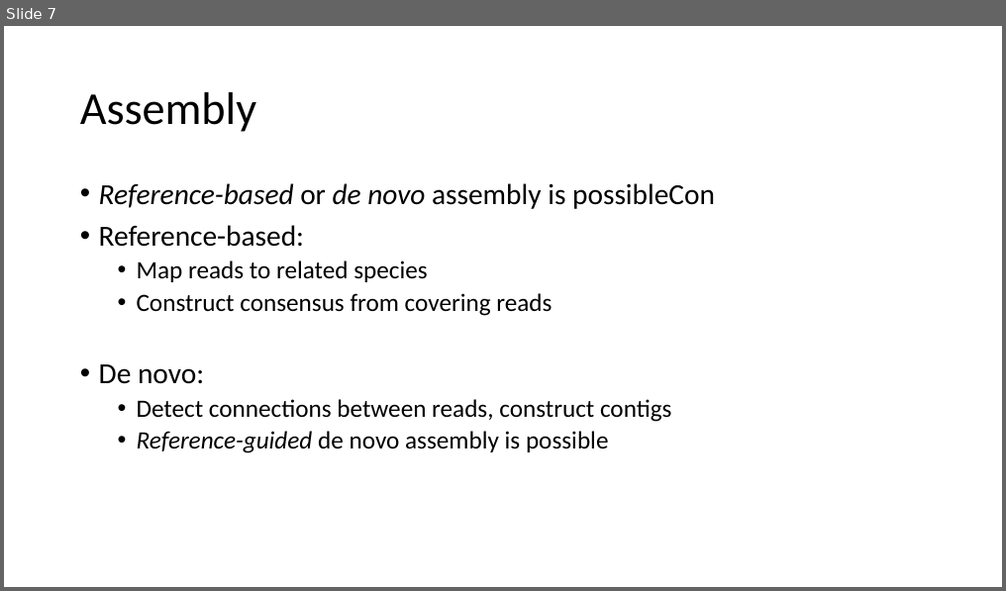
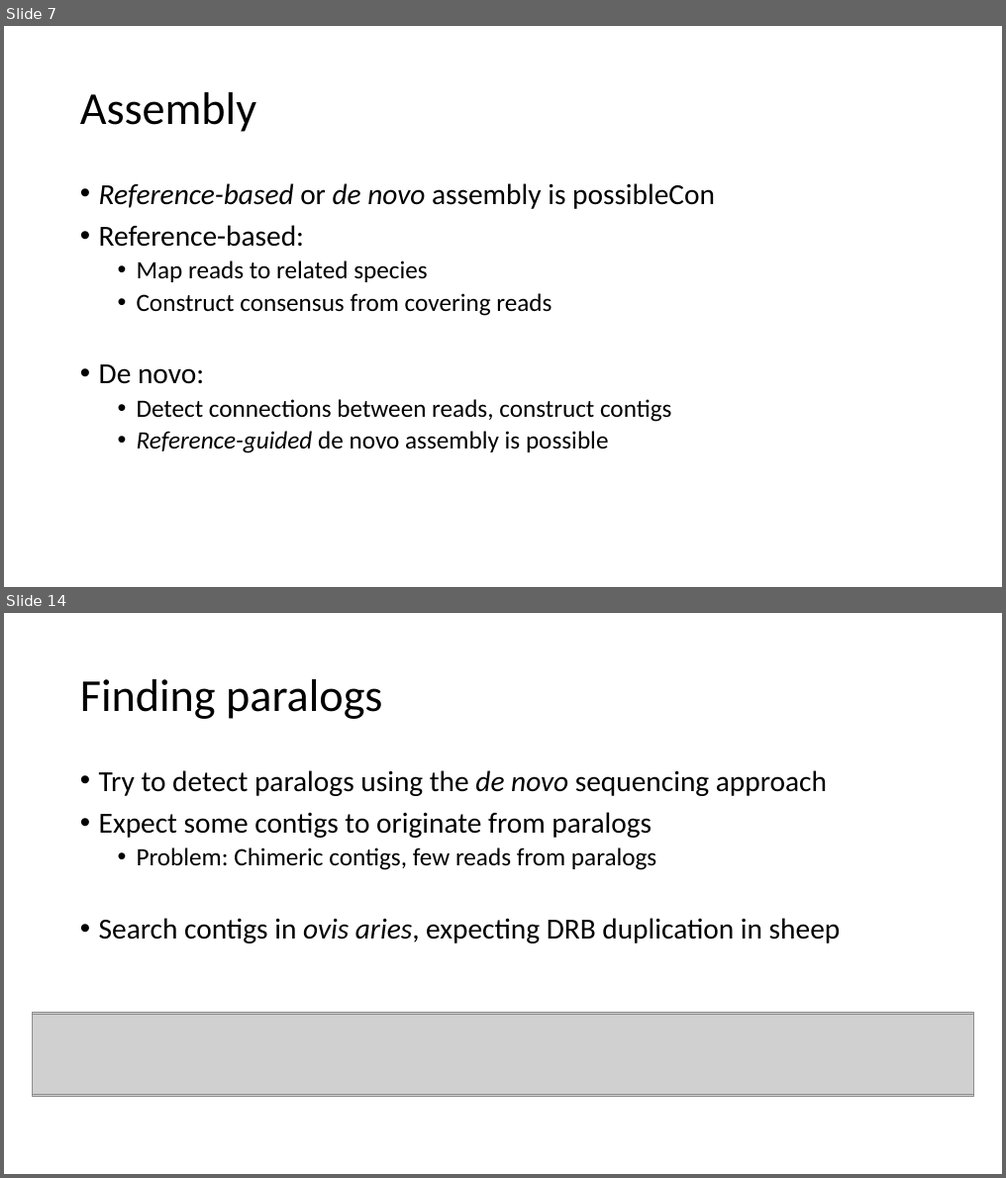
Before and after one commit to cybriden/Exercise3, a slide deck: Präsi.pptx. Shown one above the other, each under a label of ours: slide 7 before the commit, slides 7 and 14 after it; the slides between them are not shown. The pictures are 1006x591 and 1006x1178 pixels, drawn with LibreOffice and Linux fonts; fonts in the diff are those of the drawing; grey boxes stand for pictures. Boxes give left, top, right and bottom in pixels: in the first picture for what was removed or moved away, otherwise in the second. Text is boxed around its words. In the diff, an @@ line names an element or a change of style, - is before the commit and + after.

```diff
--- a/Präsi.pptx
+++ b/Präsi.pptx
@@ slide 14 added at [4,613,1002,1174], background #FFFFFF @@
@@ title added at [80,679,382,719], 44 pt, text #000000 @@
+Finding paralogs
@@ text added at [99,770,841,944], 28 pt, text #000000 @@
+• Try to detect paralogs using the de novo sequencing approach
+• Expect some contigs to originate from paralogs
+  • Problem: Chimeric contigs, few reads from paralogs
+• Search contigs in ovis aries, expecting DRB duplication in sheep
@@ picture added at [33,1012,973,1096] @@
@@ picture added at [33,1014,973,1094] @@
```
Also in this commit, not shown: 2 slides changed, 9 other slides added, 2 slides removed, 7 other files.
